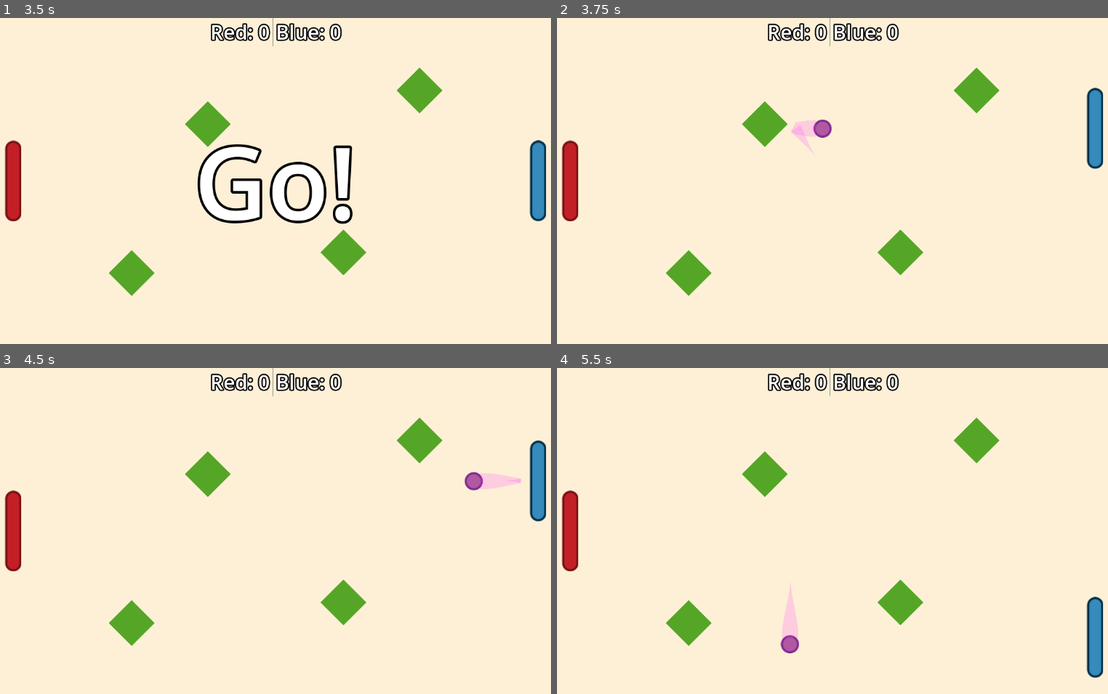
Above: before the commit, frames 1-4 (two rows, left to right).
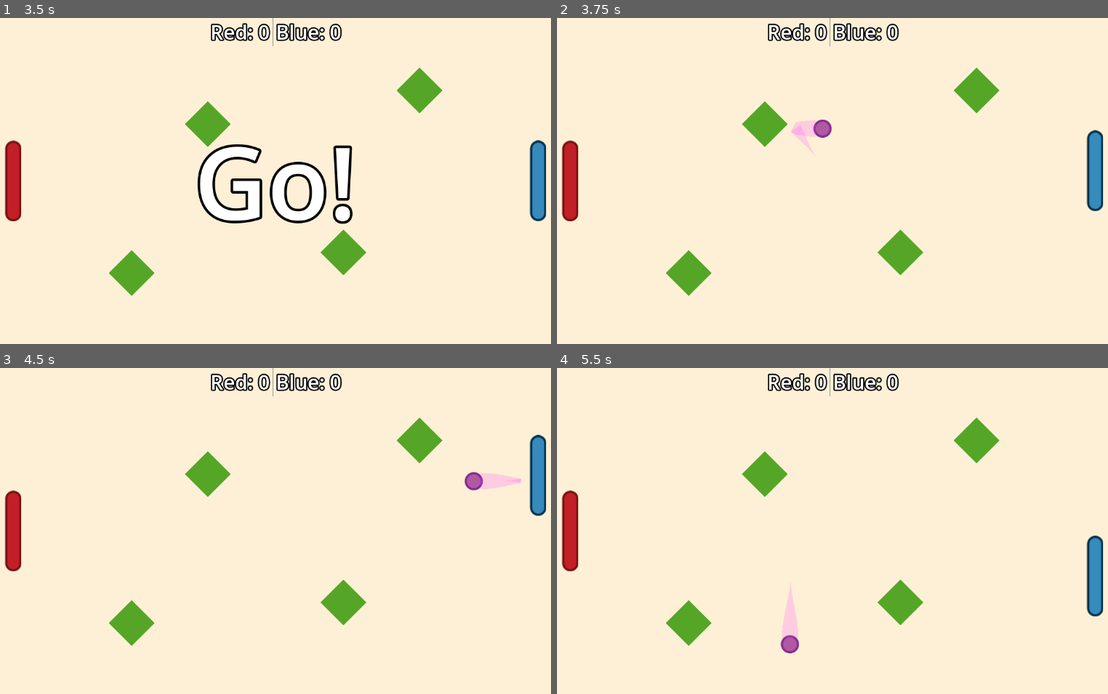
Above: after the commit, the same moments.

Repository: henrl/ObstaclePong
Game: Godot game, scene res://Scenes/main_cpu.tscn
The game is run twice, just before and just after one commit, with the same random seed, the same clock (stepped at 60 frames per second) and the same inputs. This scene is started directly instead of the project's main scene.
Inputs (mouse positions are in pixels of both pictures, inside the frame that each line leads up to):
- Up to frame 1 (3.5 s): tap Enter at 0.5, 2.75 s; move the mouse to (402, 164) at 0.52 s; move the mouse to (159, 197) at 1.27 s; tap Space at 2 s; move the mouse to (336, 109) at 2.02 s; move the mouse to (247, 246) at 2.77 s
- Up to frame 2 (3.75 s): tap Space at 3.5 s; move the mouse to (1008, 229) at 3.52 s
- Up to frame 3 (4.5 s): move the mouse to (99, 482) at 4.27 s
- Up to frame 4 (5.5 s): move the mouse to (860, 531) at 5.02 s

Frame 1 is identical in both runs. In frame 2, 0.9% of the frame differs, in the area x 96-100%, y 21-60%; in frame 3, 0.2%; in frame 4, 1.2%, in the area x 96-100%, y 51-96%.

Commit message:
make cpu easier to beat

Diff:
--- a/Scenes/main_cpu.tscn
+++ b/Scenes/main_cpu.tscn
@@ -24,7 +24,7 @@
 [node name="Paddle" parent="." instance=ExtResource("2_iyw3k")]
 position = Vector2(55, 352)
 
-[node name="Paddle_CPU" parent="." groups=["cpu"] instance=ExtResource("3_iyw3k")]
+[node name="Paddle_CPU" parent="." instance=ExtResource("3_iyw3k")]
 position = Vector2(1096, 357)
 
 [node name="TopWall" type="StaticBody2D" parent="."]
--- a/Scripts/game_controller.gd
+++ b/Scripts/game_controller.gd
@@ -35,9 +35,11 @@
 	audio_stream_player_2d.play()
 
 func startNextRound():
+	ball_in_play = null
 	if (Global.P1_Score == 5 or Global.P2_Score == 5):
 		call_deferred("endGame")
 		return
+	resetPaddle.emit()
 	countdownAnim.play("countdown")
 	await countdownAnim.animation_finished
 	spawnBall()
--- a/Scripts/paddle_cpu.gd
+++ b/Scripts/paddle_cpu.gd
@@ -7,6 +7,15 @@
 	pass
 
 func _physics_process(delta: float) -> void:
-	if (destination != Vector2.ZERO and destination.y != global_position.y):
-		global_position.y = destination.y
+	if (destination == Vector2.ZERO):
+		return
+	var error_margin = randf_range(-100, 100)
+	if (destination.y > global_position.y + error_margin):
+		global_position.y += speed
+	elif (destination.y < global_position.y + error_margin):
+		global_position.y -= speed
 	global_position.y = clamp(global_position.y, 80, get_viewport_rect().size.y -80)
+
+func reset():
+	destination = Vector2.ZERO
+	super.reset()
